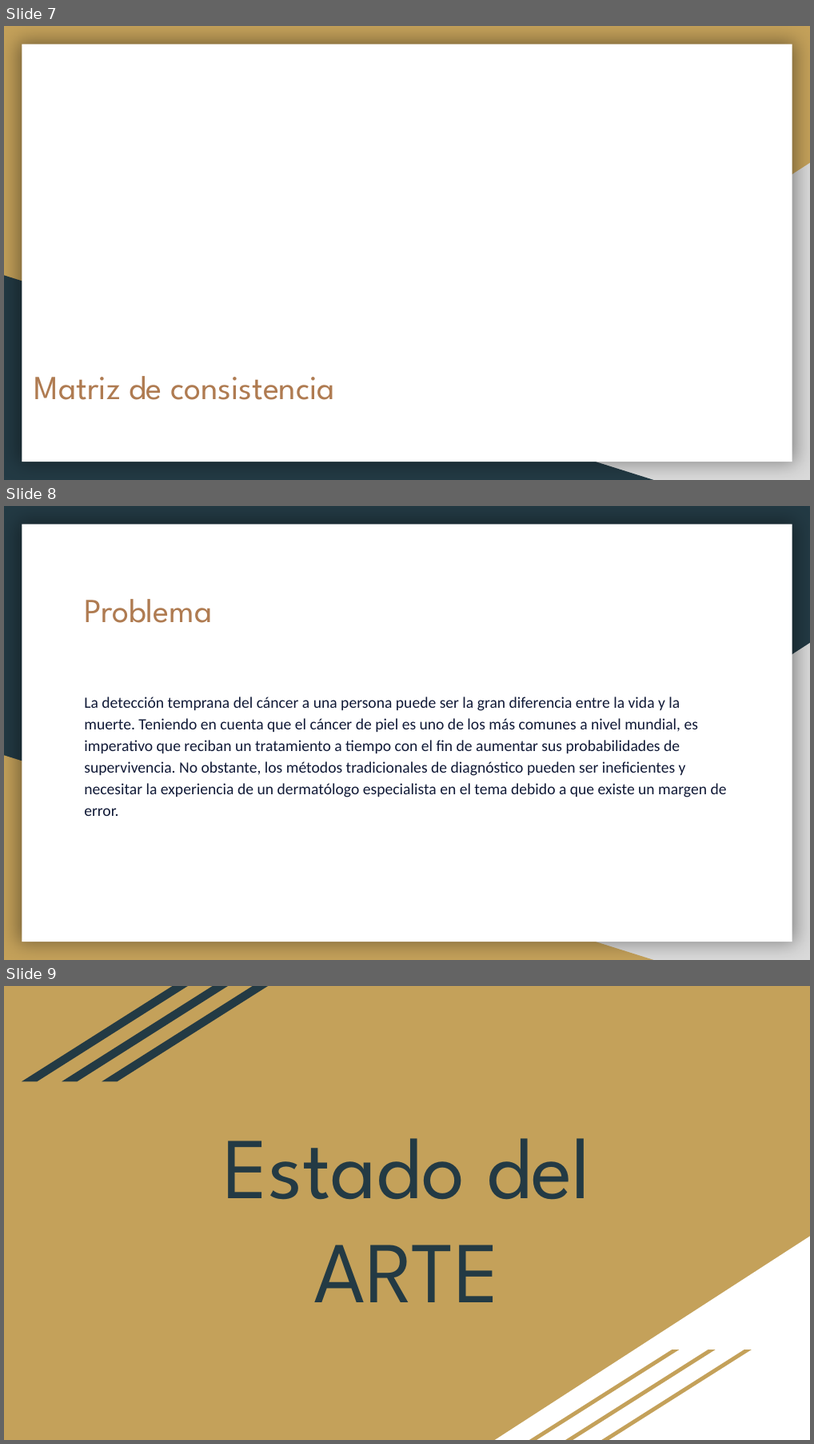
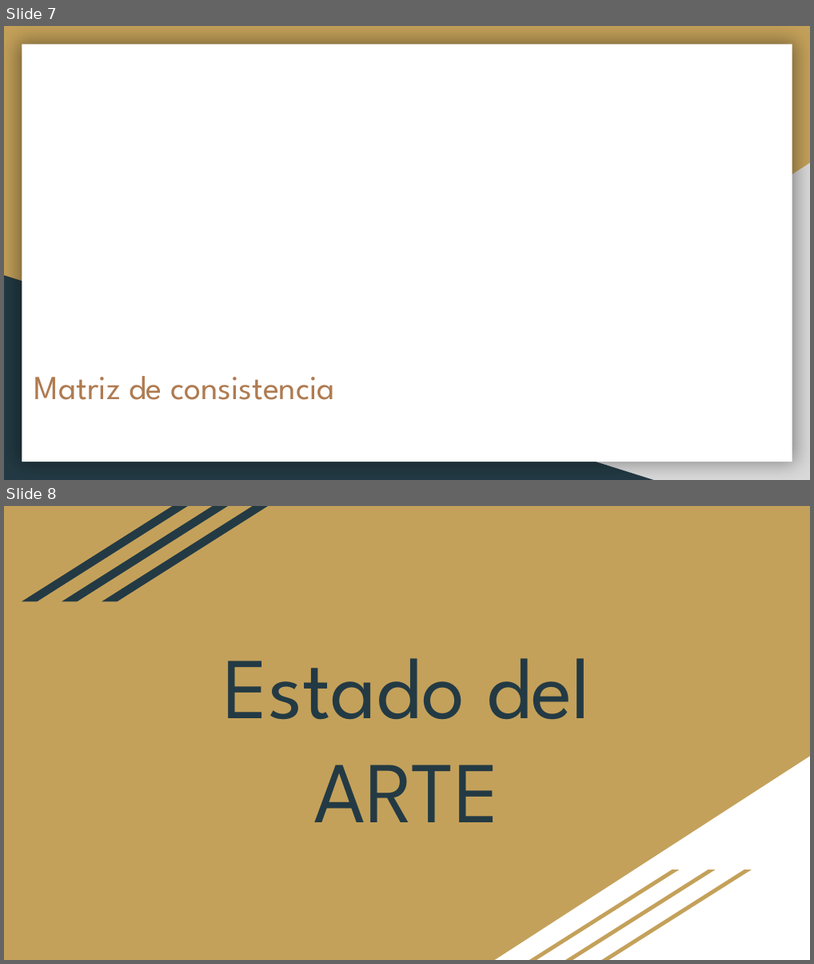
Before and after one commit to ElizabethCast23/Proyecto-Tesis, a slide deck: Tesis.pptx. Shown one above the other, each under a label of ours: slides 7, 8 and 9 before the commit, slides 7 and 8 after it. The pictures are 814x1444 and 814x964 pixels, drawn with LibreOffice and Linux fonts; fonts in the diff are those of the drawing. Boxes give left, top, right and bottom in pixels: in the first picture for what was removed or moved away, otherwise in the second. Text is boxed around its words. In the diff, an @@ line names an element or a change of style, - is before the commit and + after.

```diff
--- a/Tesis.pptx
+++ b/Tesis.pptx
@@ slide 8 removed at (4,506,810,960), background #233A44; not listed: 2 template elements that a slide beside it also shows @@
@@ title removed at (84,599,212,623) @@
-Problema
@@ text removed at (84,696,727,816) @@
-La detección temprana del cáncer a una persona puede ser la gran diferencia entre la vida y la muerte. Teniendo en cuenta que el cáncer de piel es uno de los más comunes a nivel mundial, es imperativo que reciban un tratamiento a tiempo con el fin de aumentar sus probabilidades de supervivencia. No obstante, los métodos tradicionales de diagnóstico pueden ser ineficientes y necesitar la experiencia de un dermatólogo especialista en el tema debido a que existe un margen de error.
@@ right triangle removed at (4,755,654,960) @@
@@ what was slide 9 is now slide 8 @@
```
Also in this commit, not shown: 12 other files.
